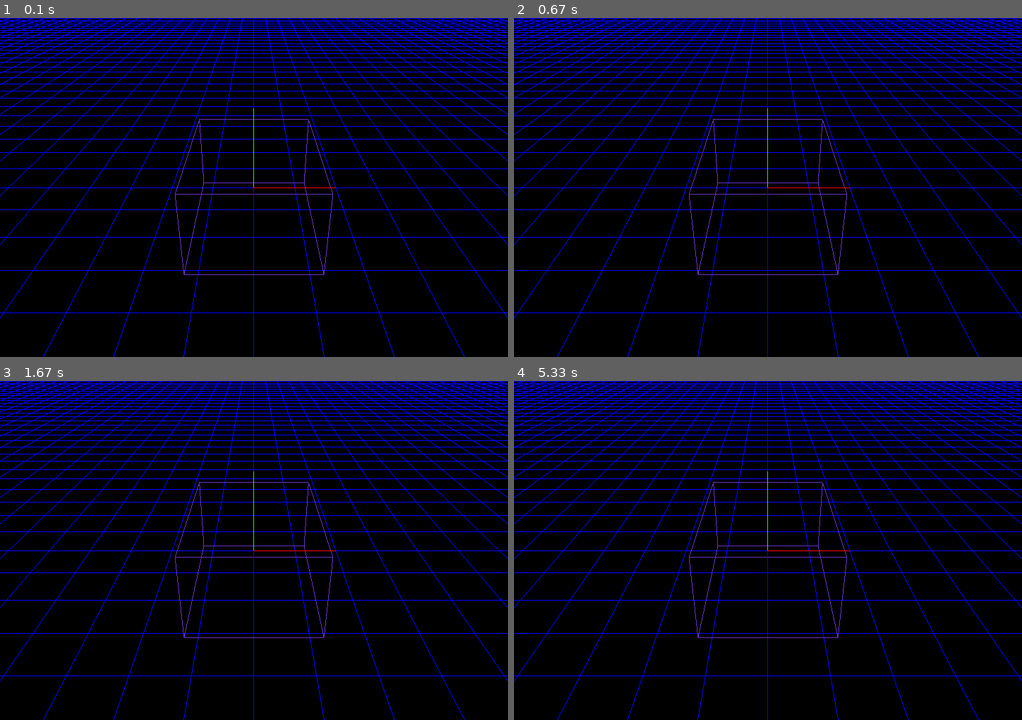
Above: before the commit, frames 1-4 (two rows, left to right).
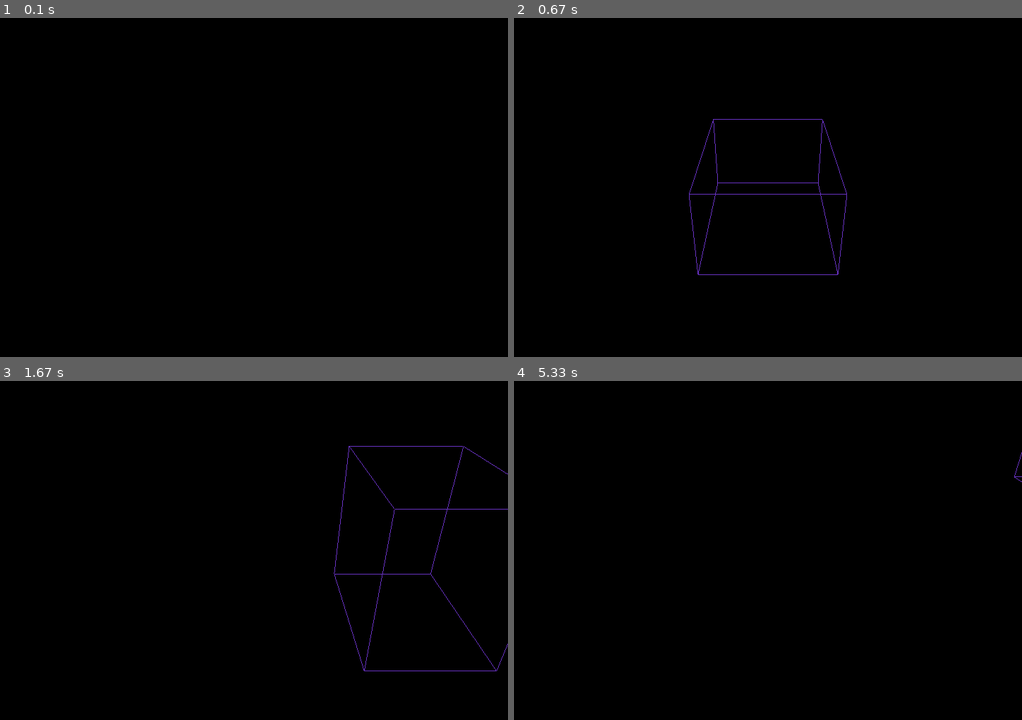
Above: after the commit, the same moments.

Repository: qcjames53/AnnotationTool
Game: pygame game, started from quinn_test_opengl.py
The game is run twice, just before and just after one commit, with the same random seed, the same clock (stepped at 60 frames per second) and the same inputs.
Inputs:
- Up to frame 1 (0.1 s): no input
- Up to frame 2 (0.67 s): tap Enter at 0.33 s
- Up to frame 3 (1.67 s): hold Space 0.67-1.13 s; hold Right 0.67-1.13 s; hold W 1.17-1.63 s; hold Right 1.17-1.63 s
- Up to frame 4 (5.33 s): hold A 1.67-2.13 s; hold Right 1.67-2.13 s; hold Q 2.17-2.63 s; hold Right 2.17-2.63 s; tap Space at 2.23, 2.53, 2.73, 3.03, 3.23, 3.53, 4.23, 4.53, 4.73, 5.03, 5.23 s; hold Page Down 2.67-3.13 s; hold Right 2.67-3.13 s; hold R 3.17-3.63 s; hold Right 3.17-3.63 s; hold S 4.17-4.63 s; hold Up 4.17-4.63 s; hold E 4.67-5.13 s; hold Up 4.67-5.13 s; hold Up from 5.17 s (still down)

The runs differ from the first frame. In frame 1, 9.8% of the frame differs, in the area x 0-100%, y 0-100%; in frame 2, 9.4%; in frame 3, 10%; in frame 4, 9.8%.

Commit message:
Added translation and modification of bounding boxes with keyboard controls. (see pygame inputs at bottom for instruction)

Diff:
--- a/quinn_test_opengl.py
+++ b/quinn_test_opengl.py
@@ -8,59 +8,10 @@
 
 #Constants
 camera_rot = (30, 0)
-
-#Initialize Pygame Display Window
-pygame.init()
-display_size = (720,480)
-screen = pygame.display.set_mode(display_size, DOUBLEBUF|OPENGL) #Double buffer for monitor refresh rate & OpenGL support in Pygame
-gluPerspective(45, (display_size[0]/display_size[1]), 0.1, 50.0) #(FOV, Aspect Ratio, Near Clipping Plane, Far Clipping Plane)
-glTranslatef(0.0,0.0, -5) #move camera back 5 units
-pygame.display.set_caption("Open GL Test")
-clock = pygame.time.Clock()
-boxes = [None] #contains None to start at index 1
-
-#Bounding Box Object Class
-class BoundingBox():
-    """
-    Documentation is TBD
-    """
-    def __init__(self, index, position, rotation, length, width, height, object_type, color_value):
-        self.index = index
-        self.pos = position
-        self.length = length
-        self.width = width
-        self.height = height
-        self.object_type = object_type
-        self.color_value = color_value
-        self.vertices = None
-        self.build_vertices()
-
-    def build_vertices(self):
-        self.vertices = (
-            (self.pos[0] + self.width / 2, self.pos[1] - self.height / 2, self.pos[2] - self.length / 2),
-            (self.pos[0] + self.width / 2, self.pos[1] + self.height / 2, self.pos[2] - self.length / 2),
-            (self.pos[0] - self.width / 2, self.pos[1] + self.height / 2, self.pos[2] - self.length / 2),
-            (self.pos[0] - self.width / 2, self.pos[1] - self.height / 2, self.pos[2] - self.length / 2),
-            (self.pos[0] + self.width / 2, self.pos[1] - self.height / 2, self.pos[2] + self.length / 2),
-            (self.pos[0] + self.width / 2, self.pos[1] + self.height / 2, self.pos[2] + self.length / 2),
-            (self.pos[0] - self.width / 2, self.pos[1] - self.height / 2, self.pos[2] + self.length / 2),
-            (self.pos[0] - self.width / 2, self.pos[1] + self.height / 2, self.pos[2] + self.length / 2)
-        )
-
-
-
-vertices= (
-    (1, -1, -1),
-    (1, 1, -1),
-    (-1, 1, -1),
-    (-1, -1, -1),
-    (1, -1, 1),
-    (1, 1, 1),
-    (-1, -1, 1),
-    (-1, 1, 1)
-    )
-
-edges = (
+box_translation_amount = 1
+box_rotation_amount = 1
+box_mod_dimension_amount = 1
+edge_render_order = (
     (0,1),
     (0,3),
     (0,4),
@@ -75,22 +26,110 @@
     (5,7)
     )
 
-
-def draw_bounding_box(index):
+#Global Variables for Pygame & Data Storage
+boxes = []
+selected_box = 0;
+show_ground_plane_grid = False;
+
+#Initialize Pygame Display Window & OpenGL
+pygame.init()
+render_size = (720, 480)
+render = pygame.display.set_mode(render_size, DOUBLEBUF | OPENGL) #Double buffer for monitor refresh rate & OpenGL support in Pygame
+gluPerspective(45, (render_size[0] / render_size[1]), 0.1, 50.0) #(FOV, Aspect Ratio, Near Clipping Plane, Far Clipping Plane)
+glTranslatef(0.0,0.0, -5) #move camera back 5 units
+pygame.display.set_caption("Open GL Test")
+clock = pygame.time.Clock()
+
+#Bounding Box Object Class
+class BoundingBox():
+    """
+    Documentation is TBD
+    """
+    def __init__(self, index, object_type, color_value, position=[0,0,0], rotation=0, width=1.5, height=1, length=2):
+        self.index = index
+        self.pos = position
+        self.pos_init = position
+        self.length = length
+        self.length_init = length
+        self.width = width
+        self.width_init = width
+        self.height = height
+        self.height_init = height
+        self.rotation = rotation
+        self.rotation_init = rotation
+        self.object_type = object_type
+        self.color_value = color_value
+        self.vertices = None
+        self.build_vertices()
+
+    def build_vertices(self):
+        self.vertices = (
+            (self.pos[0] + self.width / 2, self.pos[1] - self.height / 2, self.pos[2] - self.length / 2),
+            (self.pos[0] + self.width / 2, self.pos[1] + self.height / 2, self.pos[2] - self.length / 2),
+            (self.pos[0] - self.width / 2, self.pos[1] + self.height / 2, self.pos[2] - self.length / 2),
+            (self.pos[0] - self.width / 2, self.pos[1] - self.height / 2, self.pos[2] - self.length / 2),
+            (self.pos[0] + self.width / 2, self.pos[1] - self.height / 2, self.pos[2] + self.length / 2),
+            (self.pos[0] + self.width / 2, self.pos[1] + self.height / 2, self.pos[2] + self.length / 2),
+            (self.pos[0] - self.width / 2, self.pos[1] - self.height / 2, self.pos[2] + self.length / 2),
+            (self.pos[0] - self.width / 2, self.pos[1] + self.height / 2, self.pos[2] + self.length / 2)
+        )
+
+    def reset(self):
+        self.pos = self.pos_init
+        self.length = self.length_init
+        self.width = self.width_init
+        self.height = self.height_init
+        self.rotation = self.rotation_init
+        self.build_vertices()
+
+    def set_pos(self,pos=(0, 0, 0)):
+        self.pos[0] = pos[0]
+        self.pos[1] = pos[1]
+        self.pos[2] = pos[2]
+        self.build_vertices()
+
+    def mod_pos(self,distances=(0, 0, 0)):
+        self.pos[0] += distances[0]
+        self.pos[1] += distances[1]
+        self.pos[2] += distances[2]
+        self.build_vertices()
+
+    def set_width(self,width):
+        self.width = width
+        self.build_vertices()
+
+    def mod_width(self,width):
+        self.set_width(self.width + width)
+
+    def set_height(self,height):
+        self.height = height
+        self.build_vertices()
+
+    def mod_height(self,height):
+        self.set_height(self.height + height)
+
+    def set_length(self,length):
+        self.length = length
+        self.build_vertices()
+
+    def mod_length(self,length):
+        self.set_length(self.length + length)
+
+    def set_rot(self,rotation):
+        self.rotation = rotation
+        self.build_vertices()
+
+    def mod_rot(self,rotation):
+        self.set_rot(self.rotation + rotation)
+
+
+
+def draw_bounding_box(index, selected=False):
     glBegin(GL_LINES)
     glColor3fv(boxes[index].color_value)
-    for edge in edges:
+    for edge in edge_render_order:
         for vertex in edge:
             glVertex3fv(boxes[index].vertices[vertex])
-    glEnd()
-
-
-def draw_cube():
-    glBegin(GL_LINES)
-    for edge in edges:
-        for vertex in edge:
-            glColor3fv((1,0,0))
-            glVertex3fv(vertices[vertex])
     glEnd()
 
 
@@ -108,7 +147,7 @@
     glEnd()
 
 
-def draw_plane(lines, distance_between_lines):
+def draw_ground_plane_grid(lines, distance_between_lines):
     distance = lines * distance_between_lines
     max = distance / 2
     min = -max
@@ -126,13 +165,12 @@
     None
 
 
-def instantiate_box(position=(0,0,0), rotation=0, width=1.5, height=1, length=2, object_type="Car"):
+def instantiate_box(position=[0,0,0], rotation=0, width=1.5, height=1, length=2, object_type="Car"):
     color_value = (random.random(), random.random(), random.random())
     box = BoundingBox(position=position, rotation=rotation, length=length, width=width, height=height, object_type=object_type, color_value=color_value, index=len(boxes))
     boxes.append(box)
 
 
-instantiate_box()
 #load_texture()
 glRotatef(camera_rot[0], 1, 0, 0)  #rotation (angle, x, y, z)
 
@@ -142,12 +180,54 @@
             pygame.quit()
             quit()
 
+        if event.type == pygame.KEYDOWN:
+            if event.key == pygame.K_RETURN: #Create New Box
+                instantiate_box()
+            if event.key == pygame.K_PAGEDOWN: #Select Previous Box
+                selected_box -= 1
+            if event.key == pygame.K_PAGEUP: #Select Next Box
+                selected_box += 1
+            if pygame.key.get_mods() & pygame.KMOD_ALT: #Toggle Ground Plane Grid Visibility
+                show_ground_plane_grid = not show_ground_plane_grid
+            if event.key == pygame.K_SPACE: #Reset Selected Box
+                boxes[selected_box].reset()
+            if event.key == pygame.K_UP: #Translate Selected Box
+                boxes[selected_box].mod_pos((0, 0, -box_translation_amount))
+            if event.key == pygame.K_DOWN:
+                boxes[selected_box].mod_pos((0, 0, box_translation_amount))
+            if event.key == pygame.K_LEFT:
+                boxes[selected_box].mod_pos((-box_translation_amount, 0, 0))
+            if event.key == pygame.K_RIGHT:
+                boxes[selected_box].mod_pos((box_translation_amount, 0, 0))
+            if event.key == pygame.K_w: #Adjust Height of Selected Box
+                boxes[selected_box].mod_height(box_mod_dimension_amount)
+            if event.key == pygame.K_s:
+                boxes[selected_box].mod_height(-box_mod_dimension_amount)
+            if event.key == pygame.K_a: #Adjust Width of Selected Box
+                boxes[selected_box].mod_width(box_mod_dimension_amount)
+            if event.key == pygame.K_d:
+                boxes[selected_box].mod_width(-box_mod_dimension_amount)
+            if event.key == pygame.K_q: #Adjust Length / Depth of Selected Box
+                boxes[selected_box].mod_length(box_mod_dimension_amount)
+            if event.key == pygame.K_e:
+                boxes[selected_box].mod_length(-box_mod_dimension_amount)
+            if event.key == pygame.K_r: #Adjust Rotation of Selected Box
+                boxes[selected_box].mod_rot(box_mod_dimension_amount)
+            if event.key == pygame.K_f:
+                boxes[selected_box].mod_rot(-box_mod_dimension_amount)
+
     glClear(GL_COLOR_BUFFER_BIT | GL_DEPTH_BUFFER_BIT)
 
     #draw_background_image()
-    draw_plane(100, 0.5)
-    draw_bounding_box(1)
-    draw_axis()
+    if (show_ground_plane_grid):
+        draw_ground_plane_grid(100, 0.5)
+        draw_axis()
+
+    for box in boxes:
+        if selected_box == box.index:
+            draw_bounding_box(box.index, True)
+        else:
+            draw_bounding_box(box.index)
 
     pygame.display.flip()
     clock.tick(30) #30 fps clock
